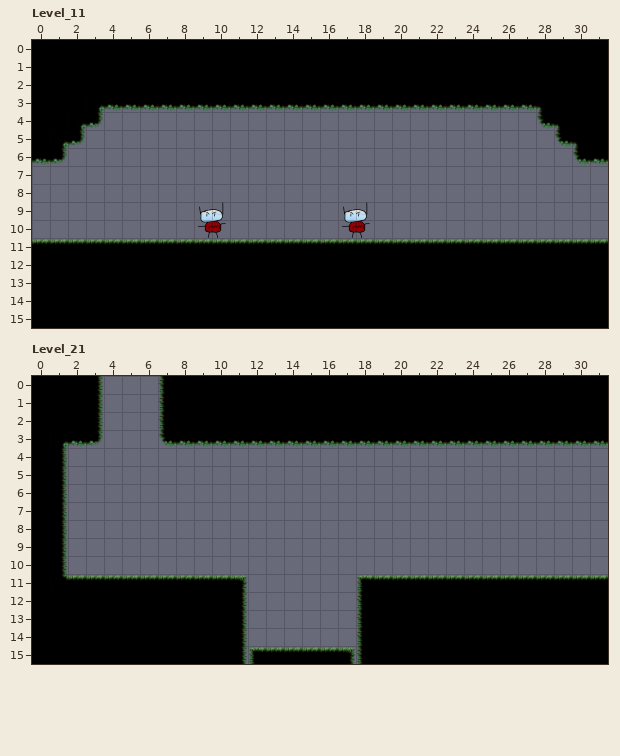
One commit to this LDtk project: assets/main.ldtk. This is how it looked before the edit.
Cells are 128x128 px. Shown: Level_11 x 0..31, y 0..15; Level_21 x 0..31, y 0..15. The commit also changed other parts of the map, which this record leaves out.
Once edited:
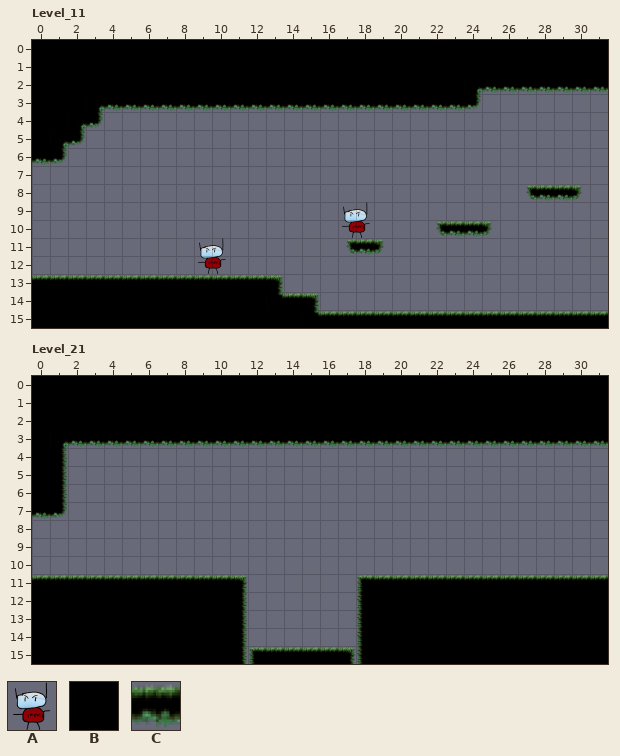
Key: from "Enemy": A 0; from "IntGrid": B 1 "Collision", C 3 "Platform".
_ is an empty cell, . an unchanged one.
Objects are placed by their top-left corner, in cells (3,4 is the top-left corner of cell 3,4); size is 1x1 cell unless given.
From old to new:
--- layer "IntGrid", Level_11
@@ x 25..31 @@
- 3 BBBBBBB
- 4 ...BBBB
- 5 ....BBB
- 6 .....BB
+ 3 _______
+ 4 ...____
+ 5 ....___
+ 6 .....__
@@ x 27..30 @@
- 8 ____
+ 8 CCCC
@@ x 0..31 @@
-10 ......................____......
-11 BBBBBBBBBBBBBBBBBBBBBBBBBBBBBBBB
-12 BBBBBBBBBBBBBBBBBBBBBBBBBBBBBBBB
-13 ..............BBBBBBBBBBBBBBBBBB
-14 ................BBBBBBBBBBBBBBBB
+10 ......................CCCC......
+11 _________________CCC____________
+12 ________________________________
+13 ..............__________________
+14 ................________________
--- layer "Entities", Level_11
-A "Enemy" at 9,9 size 2x2
+A "Enemy" at 9,11 size 2x2
--- layer "IntGrid", Level_21
@@ x 4..6 @@
- 0 ___
- 1 ___
- 2 ___
- 3 ___
+ 0 BBB
+ 1 BBB
+ 2 BBB
+ 3 BBB
@@ x 0..1 @@
- 8 BB
- 9 BB
-10 BB
+ 8 __
+ 9 __
+10 __
